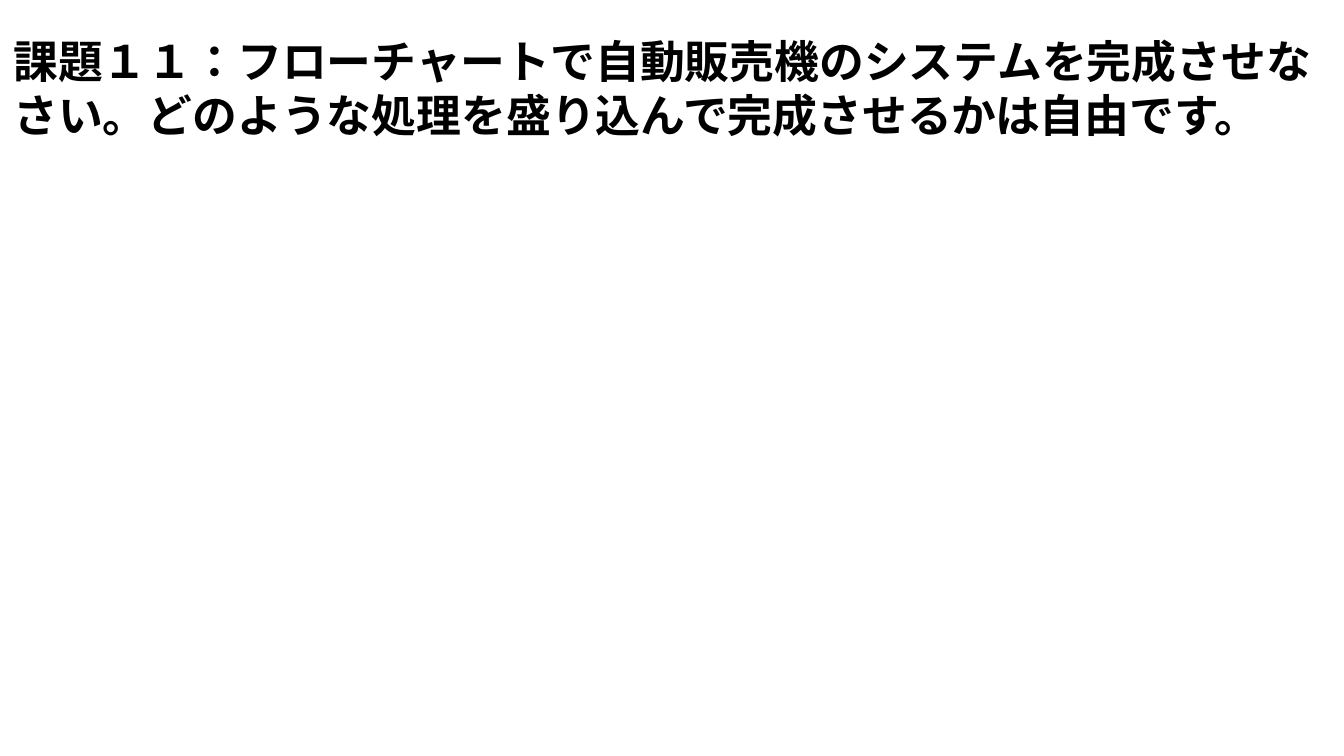
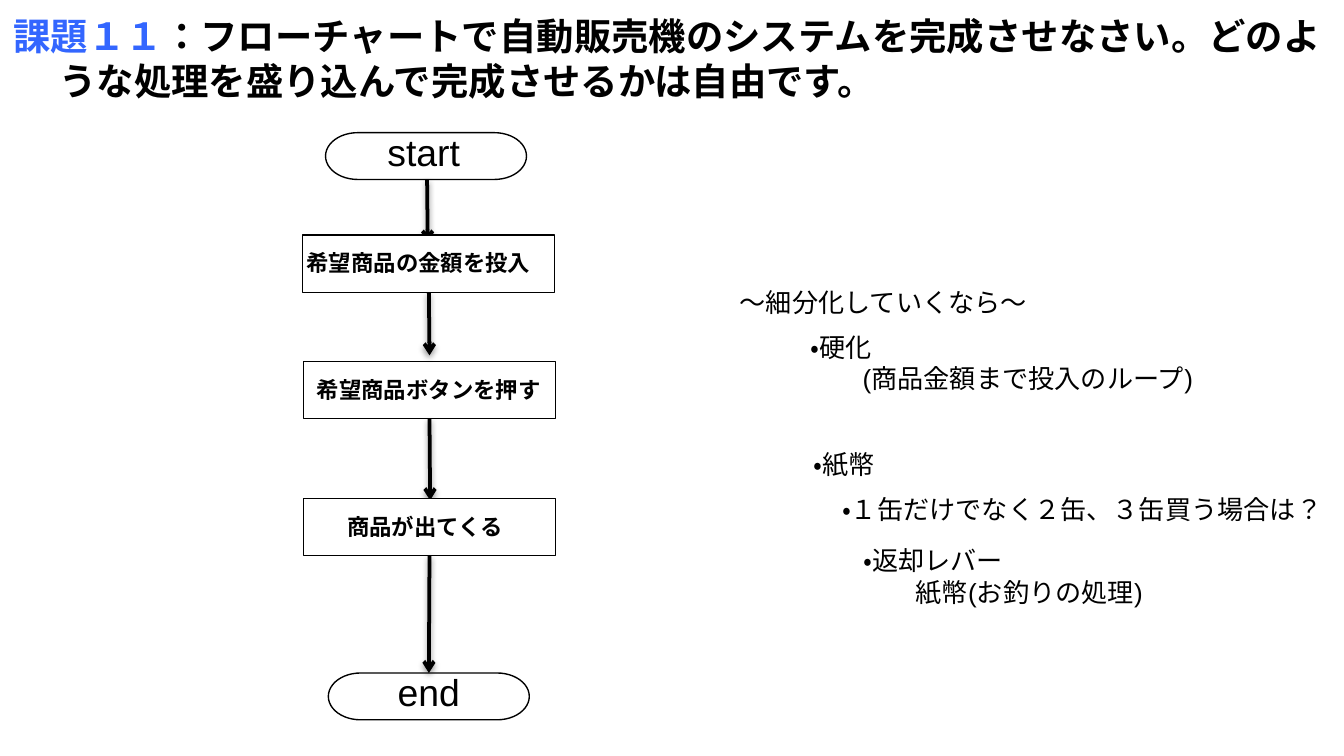
Before and after one commit to Taka-Haru/Challenge, a slide deck: slide 11 of Flowchart .pptx. Drawn at 1344x756 pixels with LibreOffice and Linux fonts; fonts in the diff are those of the drawing. Boxes give left, top, right and bottom in pixels: in the first picture for what was removed or moved away, otherwise in the second. Text is boxed around its words. In the diff, an @@ line names an element or a change of style, - is before the commit and + after.

Commit message:
赤字：添削願い 青字：一応やったけど自信なし ※バブルソートは空き時間に進めていく

```diff
--- a/Flowchart .pptx
+++ b/Flowchart .pptx
@@ text at box(13, 18, 1320, 99): text changed; size 24 to 20 pt @@
-課題１１：フローチャートで自動販売機のシステムを完成させなさい。どのような処理を盛り込んで完成させるかは自由です。
+課題１１：フローチャートで自動販売機のシステムを完成させなさい。どのよ うな処理を盛り込んで完成させるかは自由です。
@@ pill shape added at box(325, 133, 527, 180), outline #000000 0.75 pt @@
@@ text added at box(387, 142, 460, 167), 20 pt, text #000000 @@
+start
@@ arrow added from (427, 180) to (427, 242), #000000 2 pt @@
@@ rectangle added at box(302, 235, 554, 293), fill #FFFFFF, outline #000000 0.75 pt @@
@@ text added at box(307, 252, 531, 273), 12 pt, text #000000, bold @@
+希望商品の金額を投入
@@ arrow added from (429, 293) to (430, 355), #000000 2 pt @@
@@ text added at box(740, 290, 1027, 314), 14 pt, text #000000 @@
+〜細分化していくなら〜
@@ text added at box(810, 335, 1193, 394), 14 pt, text #000000 @@
+・硬化
+(商品金額まで投入のループ)
@@ rectangle added at box(304, 362, 555, 419), fill #FFFFFF, outline #000000 0.75 pt @@
@@ text added at box(317, 379, 541, 400), 12 pt, text #000000, bold @@
+希望商品ボタンを押す
@@ arrow added from (430, 419) to (430, 500), #000000 2 pt @@
@@ text added at box(813, 452, 874, 476), 14 pt, text #000000 @@
+・紙幣
@@ rectangle added at box(304, 499, 555, 556), fill #FFFFFF, outline #000000 0.75 pt @@
@@ text added at box(842, 497, 1322, 521), 14 pt, text #000000 @@
+・１缶だけでなく２缶、３缶買う場合は？
@@ text added at box(347, 516, 502, 537), 12 pt, text #000000, bold @@
+商品が出てくる
@@ arrow added from (430, 555) to (429, 673), #000000 2 pt @@
@@ text added at box(863, 548, 1143, 608), 14 pt, text #000000 @@
+・返却レバー
+紙幣(お釣りの処理)
@@ pill shape added at box(328, 673, 530, 720), outline #000000 0.75 pt @@
@@ text added at box(398, 679, 460, 707), 20 pt, text #000000 @@
+end
```
Also in this commit, not shown: 7 other slides changed, 3 slides added, 3 slides removed.
